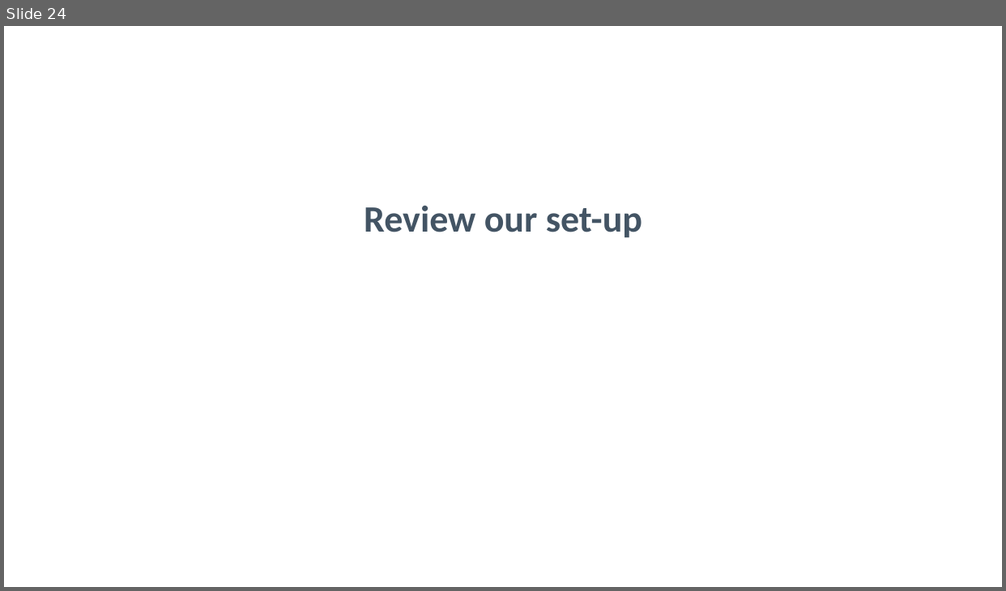
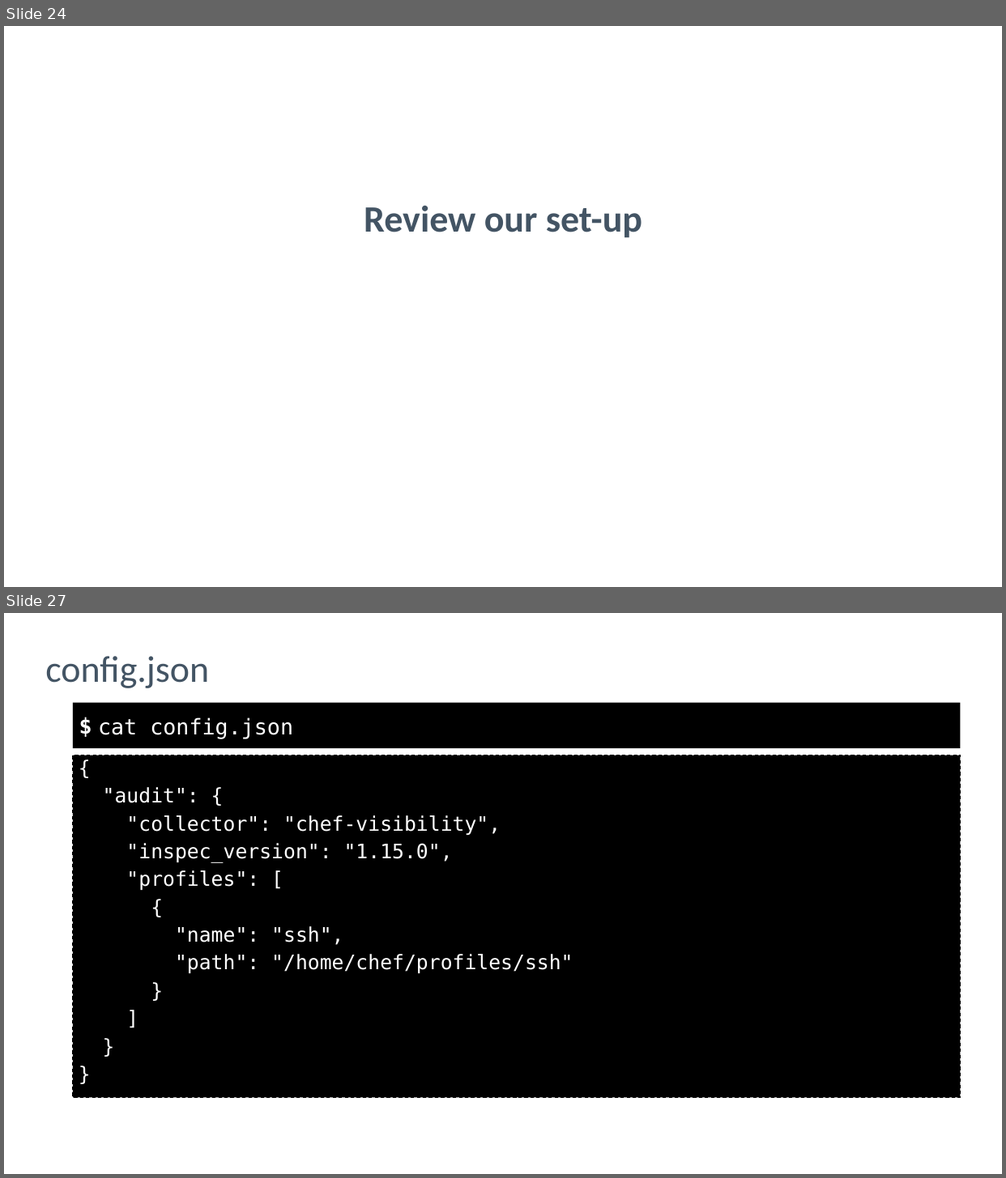
Before and after one commit to nathenharvey/introduction-to-inspec, a slide deck: powerpoint/Continuous-Compliance.pptx. Shown one above the other, each under a label of ours: slide 24 before the commit, slides 24 and 27 after it; the slides between them are not shown. The pictures are 1006x591 and 1006x1178 pixels, drawn with LibreOffice and Linux fonts; fonts in the diff are those of the drawing; background and template pictures are left out. Boxes give left, top, right and bottom in pixels: in the first picture for what was removed or moved away, otherwise in the second. Text is boxed around its words. In the diff, an @@ line names an element or a change of style, - is before the commit and + after.

```diff
--- a/powerpoint/Continuous-Compliance.pptx
+++ b/powerpoint/Continuous-Compliance.pptx
@@ slide 27 added at (4,613,1002,1174), background picture (left out) @@
@@ title added at (45,656,209,688), 43 pt, text #435464 @@
+config.json
@@ rectangle added at (73,703,960,749), fill #000000, 25 pt, text #FFFFFF, bold @@
+$
@@ text added at (98,717,293,739), 25 pt, text #FFFFFF @@
+cat config.json
@@ text added at (73,756,960,1097), fill #000000, outline #000000 1 pt dashed, 23.1 pt, text #FFFFFF @@
+{
+"audit": {
+"collector": "chef-visibility",
+"inspec_version": "1.15.0",
+"profiles": [
+{
+"name": "ssh",
+"path": "/home/chef/profiles/ssh"
+}
+]
+}
+}
```
Also in this commit, not shown: 11 other slides added.
